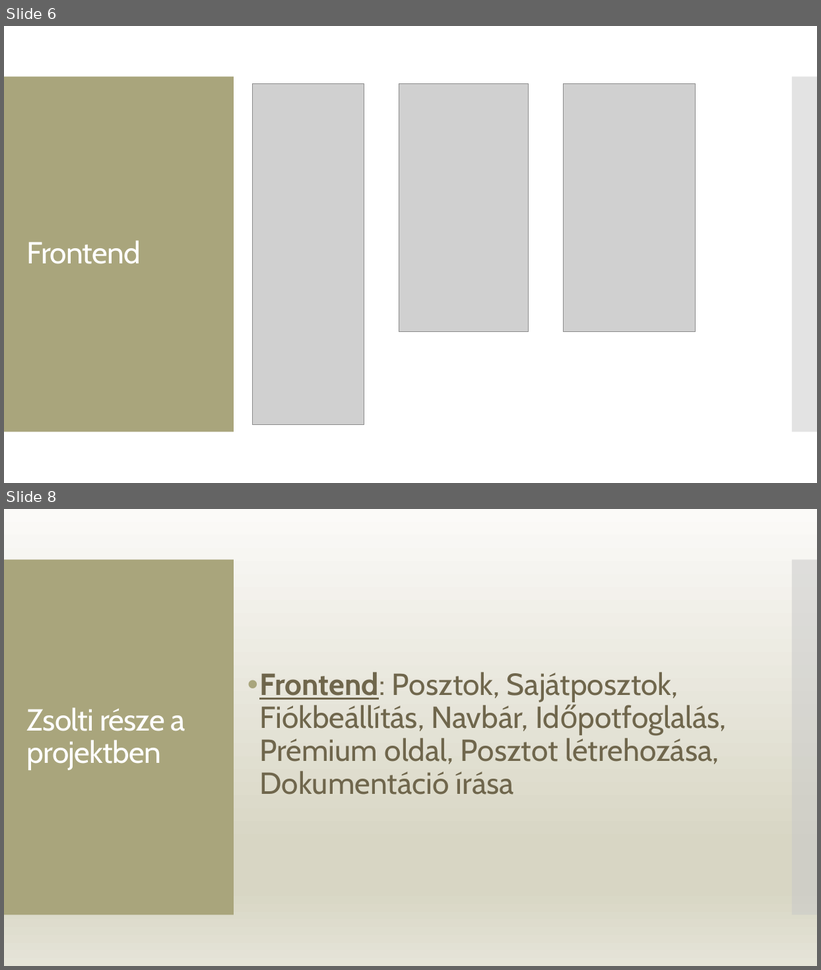
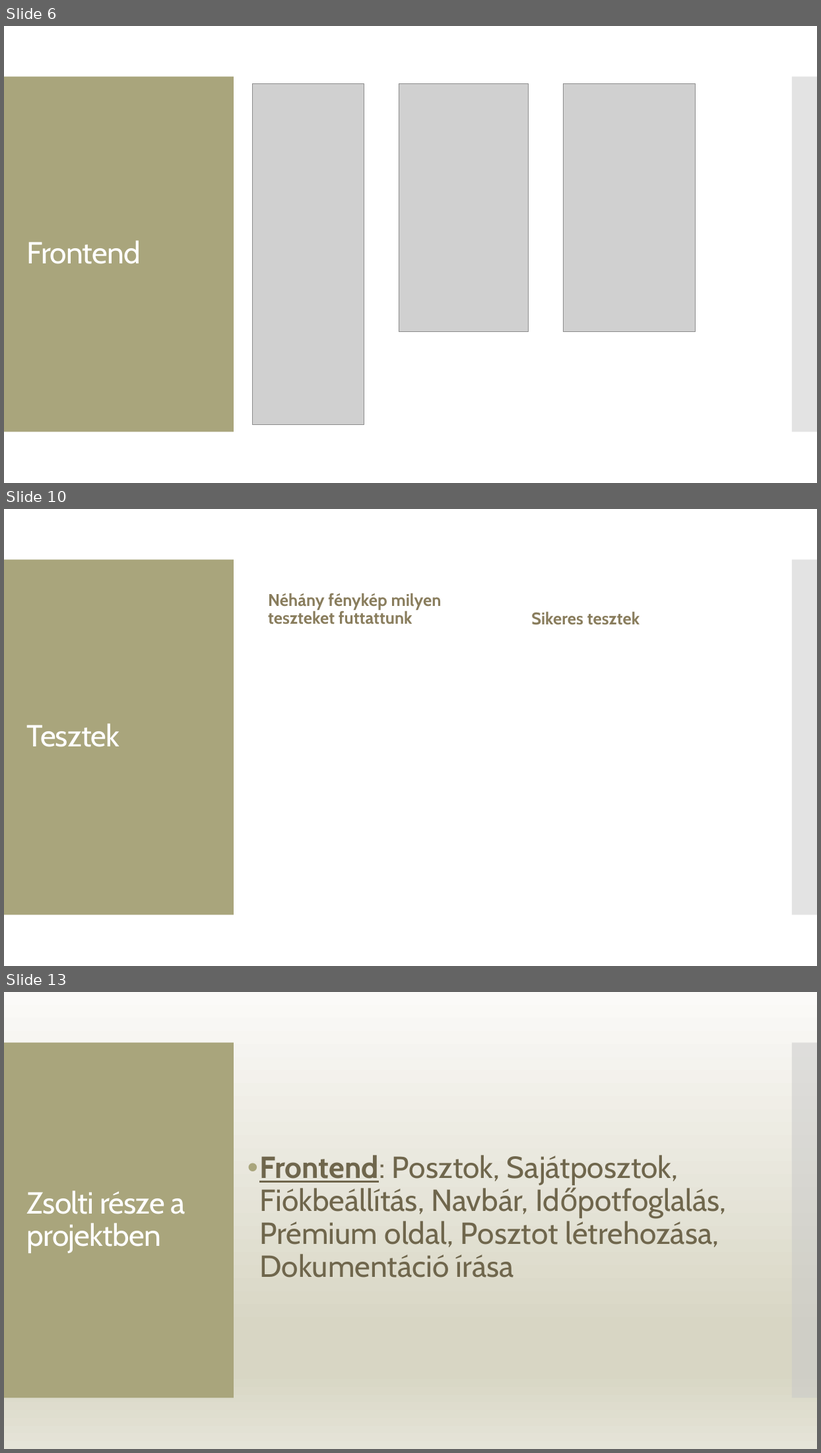
Before and after one commit to ramhap00/ramhapgergo, a slide deck: prezentáció.pptx. Shown one above the other, each under a label of ours: slides 6 and 8 before the commit, slides 6, 10 and 13 after it; the slides between them are not shown. The pictures are 821x970 and 821x1453 pixels, drawn with LibreOffice and Linux fonts; fonts in the diff are those of the drawing; grey boxes stand for pictures. Boxes give left, top, right and bottom in pixels: in the first picture for what was removed or moved away, otherwise in the second. Text is boxed around its words. In the diff, an @@ line names an element or a change of style, - is before the commit and + after.

```diff
--- a/prezentáció.pptx
+++ b/prezentáció.pptx
@@ slide 10 added at (x1=4, y1=509, x2=817, y2=966), background #FFFFFF; not listed: 2 template elements that a slide beside it also shows @@
@@ text added at (x1=268, y1=593, x2=442, y2=625), 20 pt, text #897D5D, bold @@
+Néhány fénykép milyen teszteket futtattunk
@@ text added at (x1=531, y1=611, x2=640, y2=625), 20 pt, text #897D5D, bold @@
+Sikeres tesztek
@@ title added at (x1=27, y1=723, x2=120, y2=747), 36 pt, text #FFFFFF @@
+Tesztek
@@ what was slide 8 is now slide 13 @@
```
Also in this commit, not shown: 5 other slides added, 1 slide removed, 2 other files.
